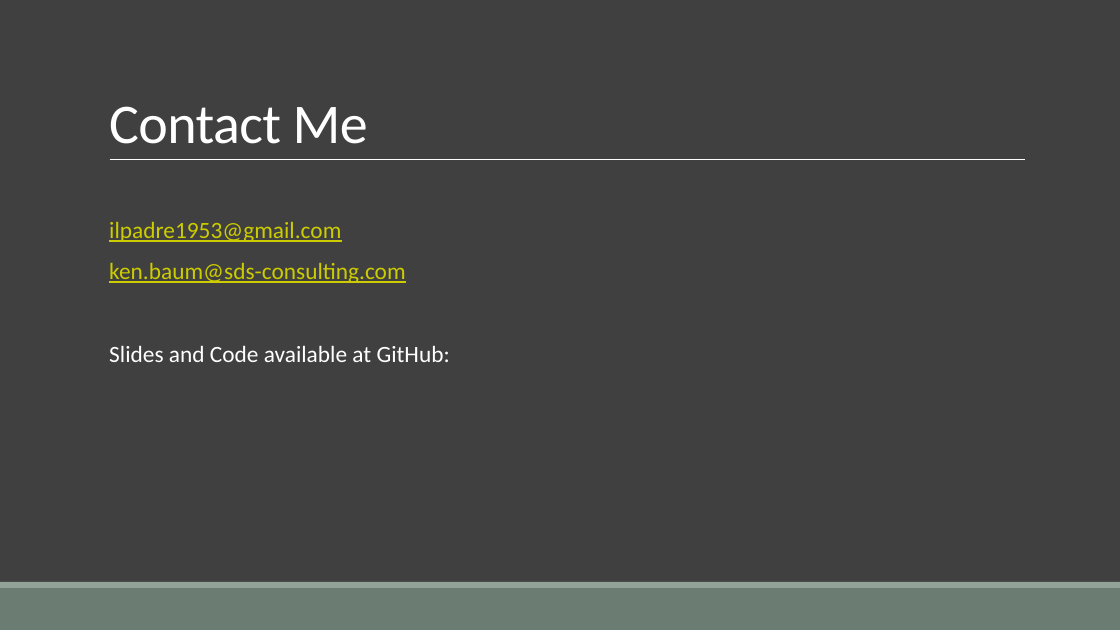
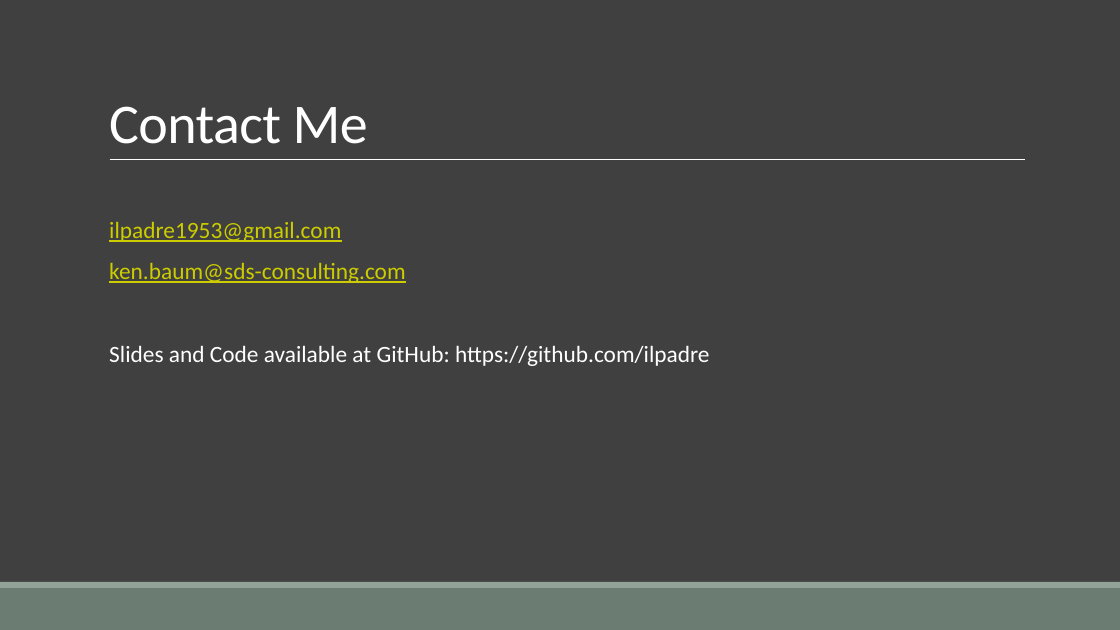
Before and after one commit to ilpadre/Lesser-Known-Patterns, a slide deck: slide 57 of slides/CINNUG-Patterns-20150428.pptx (slide 56 before the commit). Drawn at 1120x630 pixels with LibreOffice and Linux fonts; fonts in the diff are those of the drawing. Boxes give left, top, right and bottom in pixels: in the first picture for what was removed or moved away, otherwise in the second. Text is boxed around its words. In the diff, an @@ line names an element or a change of style, - is before the commit and + after.

Commit message:
Added slide deck

```diff
--- a/slides/CINNUG-Patterns-20150428.pptx
+++ b/slides/CINNUG-Patterns-20150428.pptx
@@ text at <box>109,346,710,366</box>: text changed @@
-  Slides and Code available at GitHub:
+  Slides and Code available at GitHub: https://github.com/ilpadre
```
Also in this commit, not shown: 1 slide added, 1 other file.
